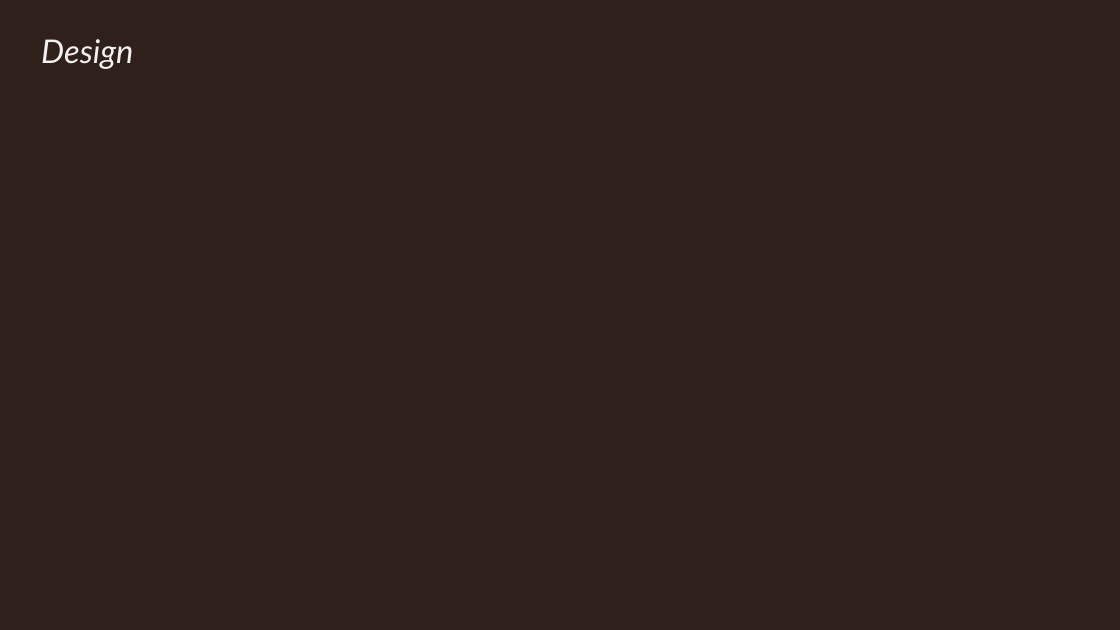
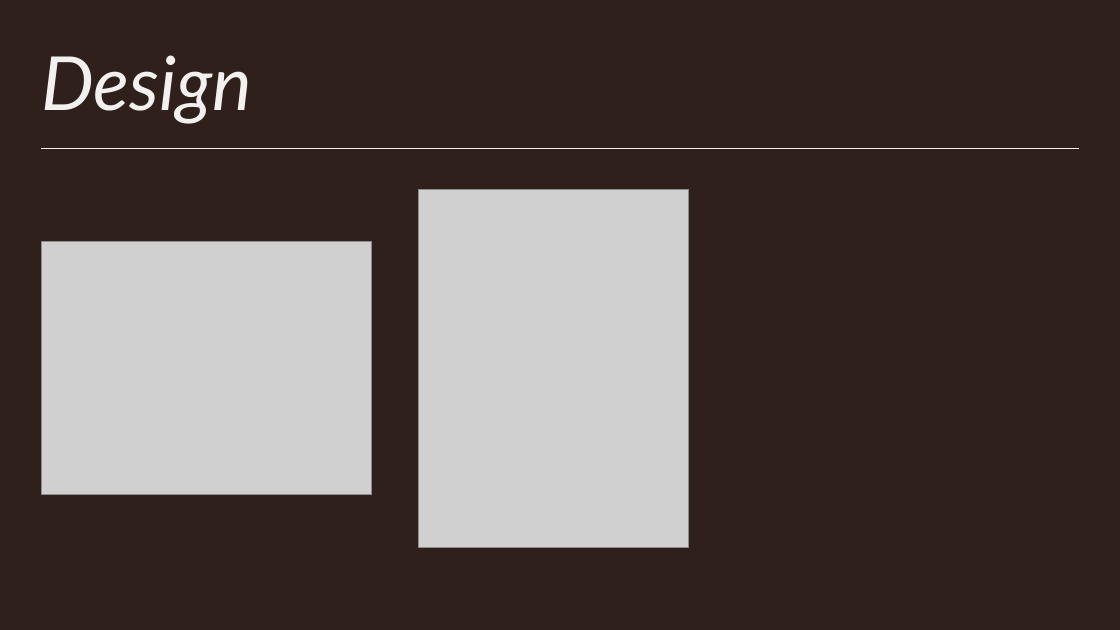
Before and after one commit to Nexortge/Project3, a slide deck: slide 4 of Presentation.pptx. Drawn at 1120x630 pixels with LibreOffice and Linux fonts; fonts in the diff are those of the drawing; grey boxes stand for pictures. Boxes give left, top, right and bottom in pixels: in the first picture for what was removed or moved away, otherwise in the second. Text is boxed around its words. In the diff, an @@ line names an element or a change of style, - is before the commit and + after.

```diff
--- a/Presentation.pptx
+++ b/Presentation.pptx
@@ title "Design" at (41,55,252,123): size 28 to 64 pt; vertical alignment top to bottom @@
@@ line added from (41, 148) to (1080, 148), #F3F0F0 0.5 pt @@
@@ picture added at (419,189,689,547) @@
@@ picture added at (41,242,371,495) @@
```
Also in this commit, not shown: 1 other file.
